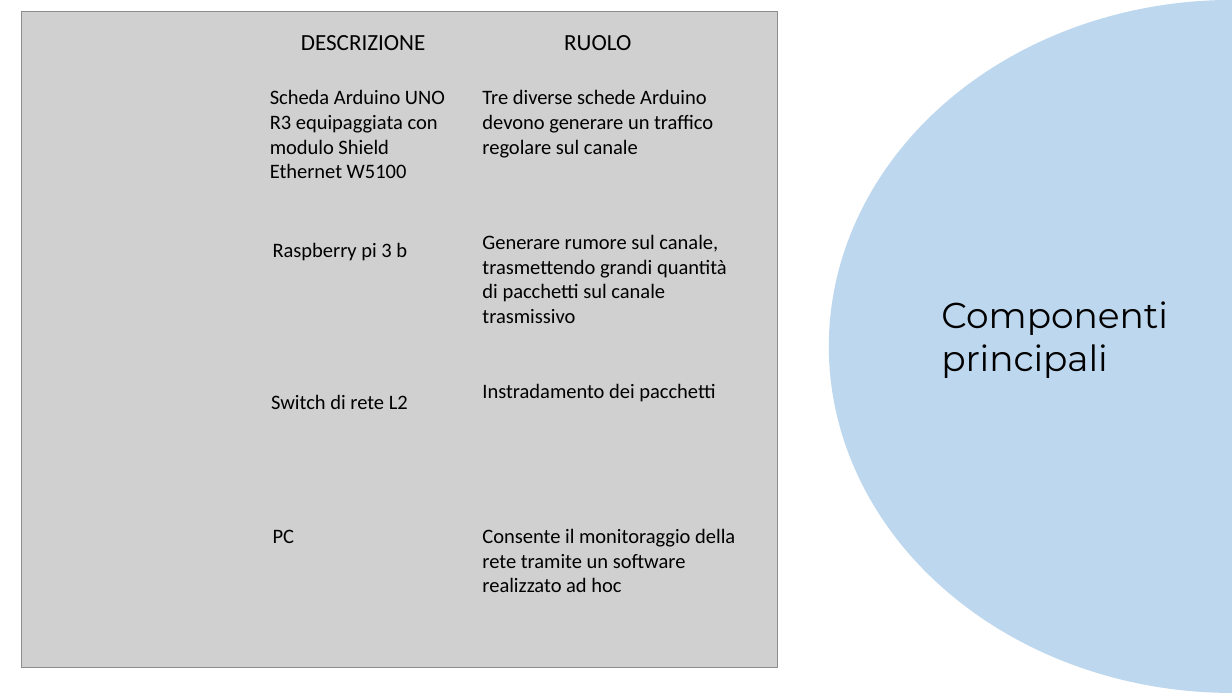
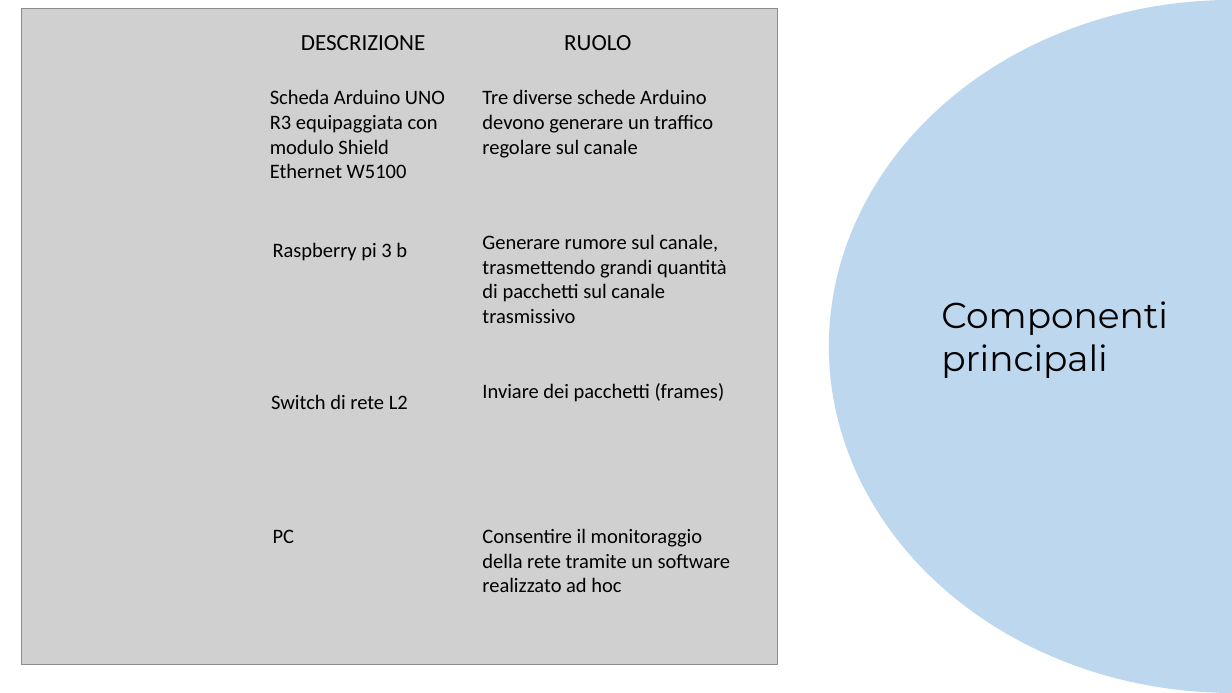
Before and after one commit to AnuarZouhri/Tirocini_git, a slide deck: slide 5 of Doc/PROGETTO DI TIROCINIO.pptx. Drawn at 1232x693 pixels with LibreOffice and Linux fonts; fonts in the diff are those of the drawing; grey boxes stand for pictures. Boxes give left, top, right and bottom in pixels: in the first picture for what was removed or moved away, otherwise in the second. Text is boxed around its words. In the diff, an @@ line names an element or a change of style, - is before the commit and + after.

```diff
--- a/Doc/PROGETTO DI TIROCINIO.pptx
+++ b/Doc/PROGETTO DI TIROCINIO.pptx
@@ picture: place and size @@
-picture at (21,12,777,668)
+picture at (21,8,777,665)
@@ text at (482,383,725,402): text changed @@
-Instradamento dei pacchetti
+Inviare dei pacchetti (frames)
@@ text at (482,528,731,568): text changed @@
-Consente il monitoraggio della rete tramite un software
+Consentire il monitoraggio della rete tramite un software
```
Also in this commit, not shown: 3 other slides changed, 18 other files.
